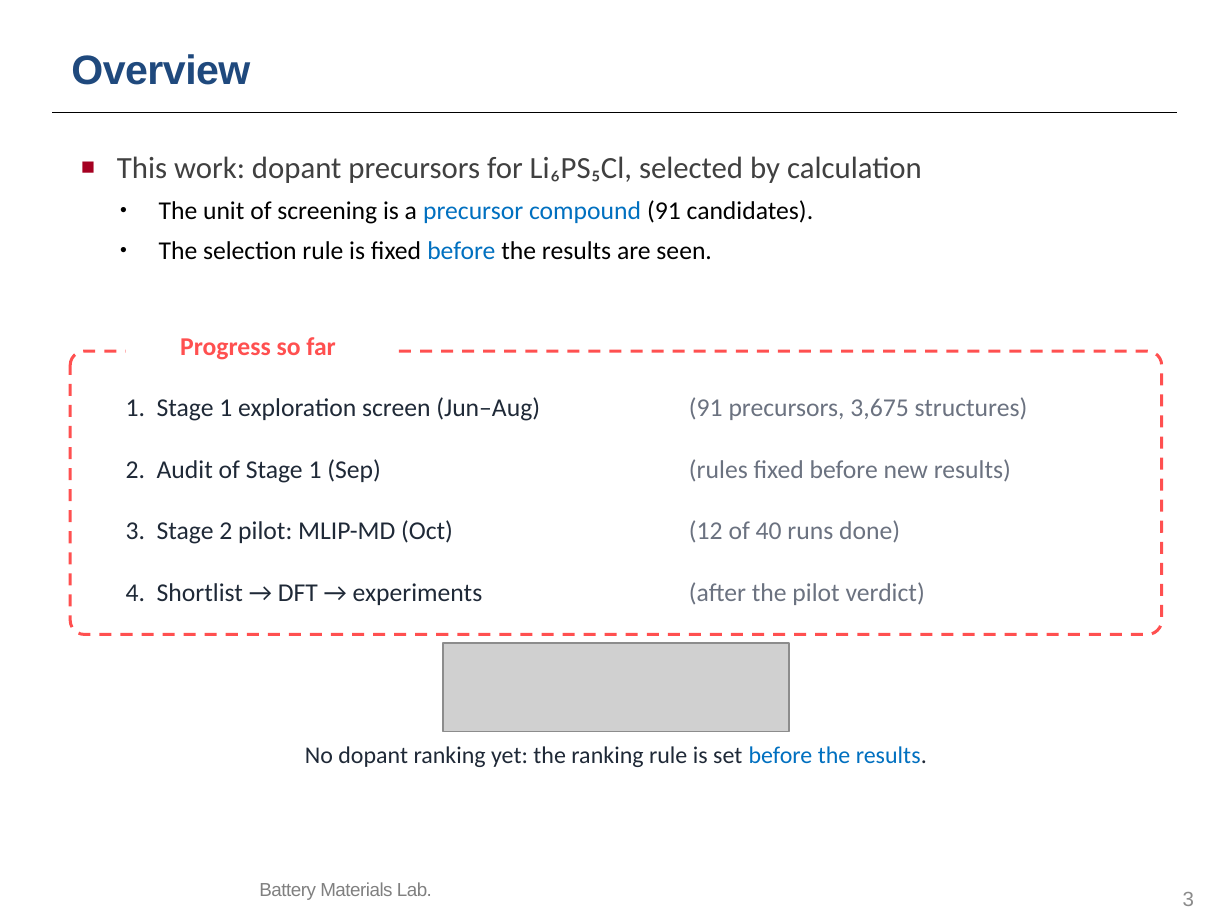
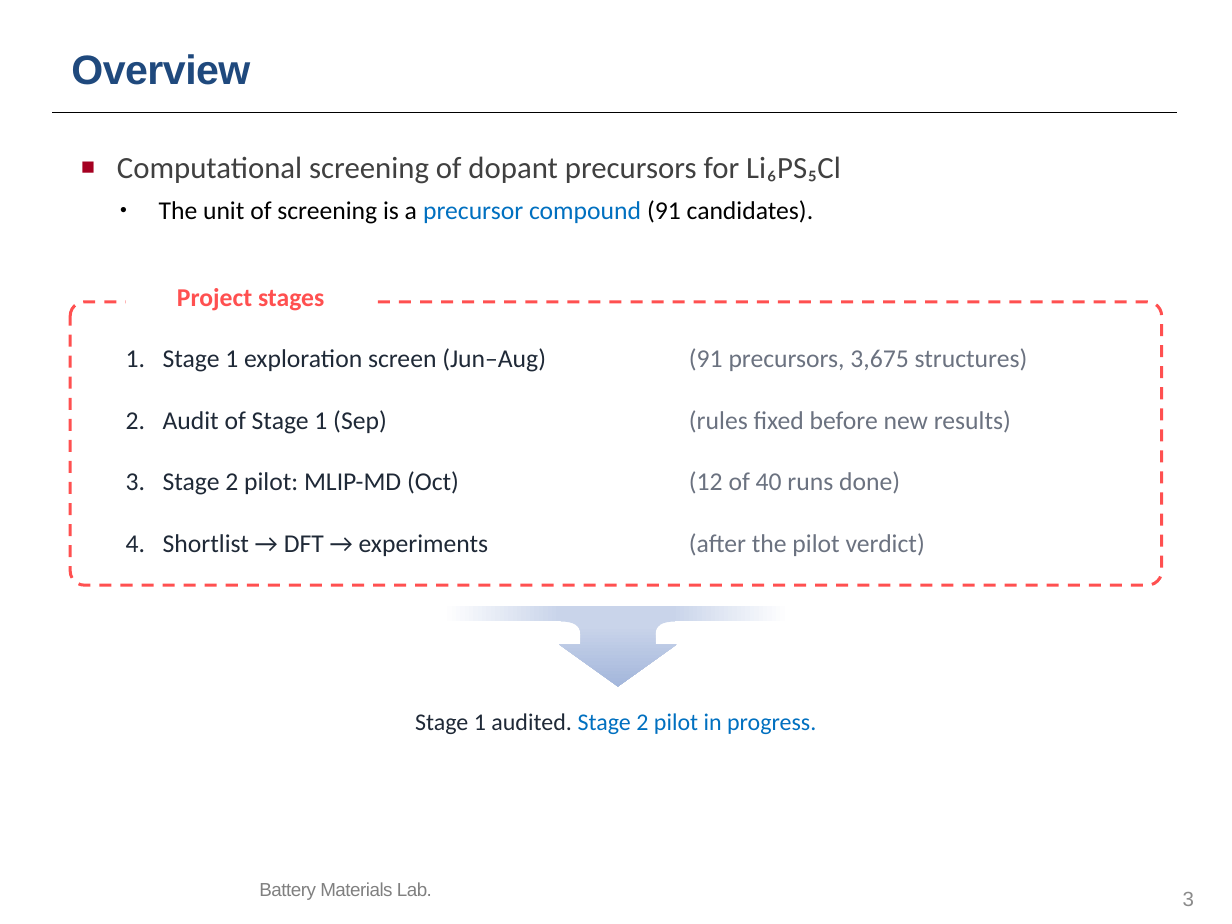
Before and after one commit to yonghoon7153-source/Yonghoon-DEM-DFT, a slide deck: slide 3 of kb/seminars/Research_Seminar_2026_10_13_cascade_progress_lean.pptx. Drawn at 1232x924 pixels with LibreOffice and Linux fonts; fonts in the diff are those of the drawing; grey boxes stand for pictures; background and template pictures are left out. Boxes give left, top, right and bottom in pixels: in the first picture for what was removed or moved away, otherwise in the second. Text is boxed around its words. In the diff, an @@ line names an element or a change of style, - is before the commit and + after.

```diff
--- a/kb/seminars/Research_Seminar_2026_10_13_cascade_progress_lean.pptx
+++ b/kb/seminars/Research_Seminar_2026_10_13_cascade_progress_lean.pptx
@@ text at [117,156,841,184]: text changed @@
-■ This work: dopant precursors for Li₆PS₅Cl, selected by calculation
+■ Computational screening of dopant precursors for Li₆PS₅Cl
@@ text at [159,241,711,260]: paragraph removed @@
-• The selection rule is fixed before the results are seen.
@@ text at [177,288,324,311]: text changed @@
-Progress so far
+Project stages
@@ 8 texts, 1 rounded rectangle: place and size @@
-8 texts, 1 rounded rectangle at [70,351,1162,634]
+8 texts, 1 rounded rectangle at [70,302,1162,585]
@@ indent changed in 4 elements at [126,534,489,556], [126,348,546,372], [126,410,387,434], [126,471,459,495] @@
@@ freeform shape added at [444,599,790,687], fill gradient #C9D4EA to #A3B6DB @@
@@ rectangle added at [444,606,790,621], fill gradient #FFFFFF to #C9D4EA @@
@@ picture removed at [444,643,790,732] @@
@@ text added at [415,713,816,734], 14 pt, text #0070C0 @@
+Stage 1 audited. Stage 2 pilot in progress.
@@ text removed at [305,746,927,767] @@
-No dopant ranking yet: the ranking rule is set before the results.
```
Also in this commit, not shown: 8 other slides changed, 22 other files.
